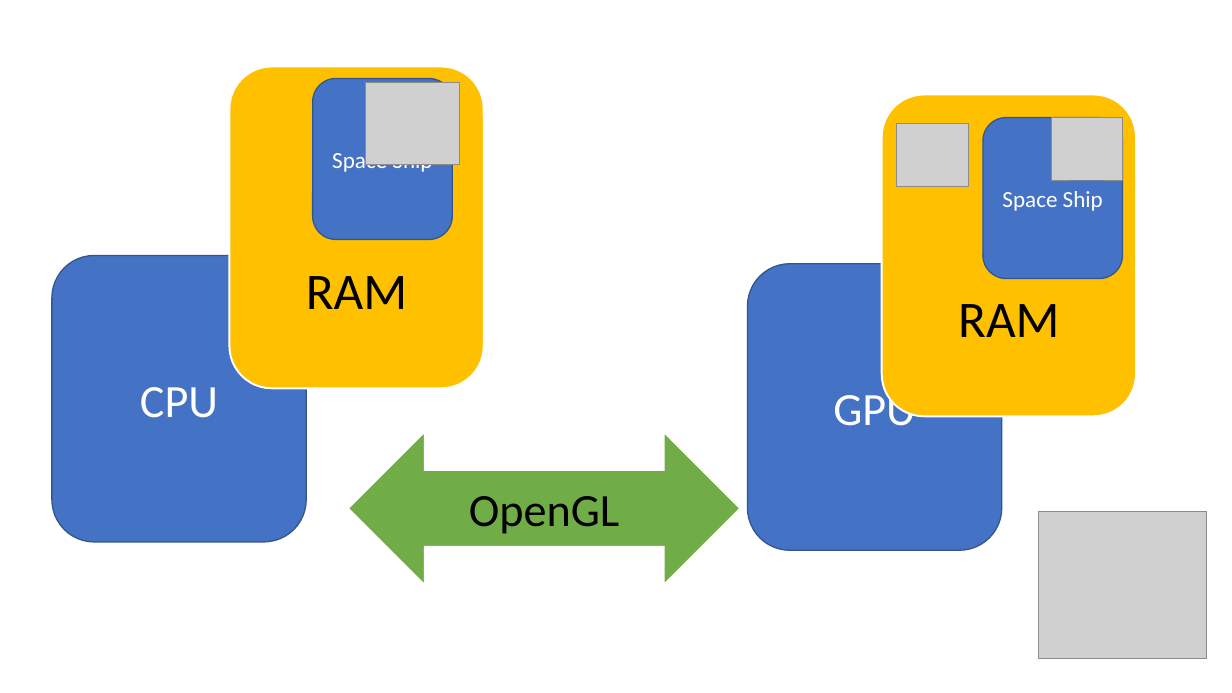
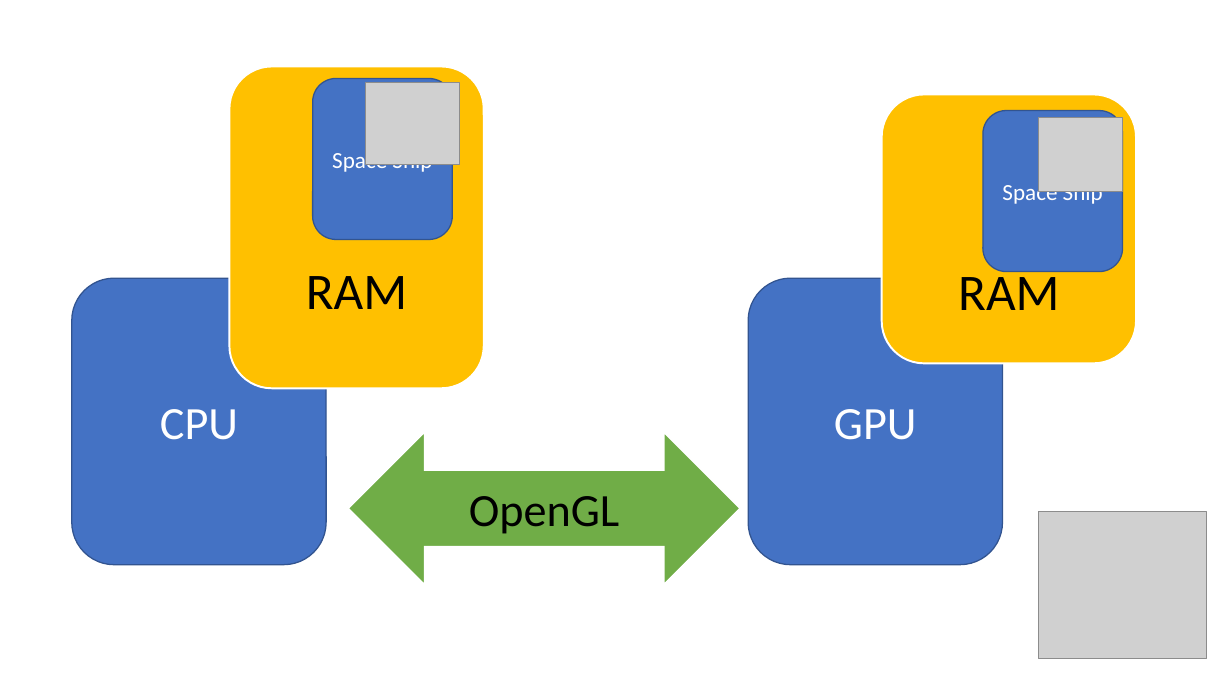
Before and after one commit to Freethetan/INFO3111-S21, a slide deck: slide 1 of Day2Day/Day_01/S1_Note.pptx. Drawn at 1232x693 pixels with LibreOffice and Linux fonts; fonts in the diff are those of the drawing; grey boxes stand for pictures. Boxes give left, top, right and bottom in pixels: in the first picture for what was removed or moved away, otherwise in the second. Text is boxed around its words. In the diff, an @@ line names an element or a change of style, - is before the commit and + after.

```diff
--- a/Day2Day/Day_01/S1_Note.pptx
+++ b/Day2Day/Day_01/S1_Note.pptx
@@ rounded rectangle "RAM": place and size @@
-rounded rectangle "RAM" at [882, 94, 1136, 416]
+rounded rectangle "RAM" at [882, 94, 1136, 363]
@@ rounded rectangle "Space Ship": place and size @@
-rounded rectangle "Space Ship" at [983, 117, 1123, 278]
+rounded rectangle "Space Ship" at [983, 111, 1123, 272]
@@ picture: place and size @@
-picture at [1052, 117, 1123, 180]
+picture at [1039, 117, 1123, 191]
@@ picture removed at [897, 124, 968, 187] @@
@@ rounded rectangle "CPU": place and size @@
-rounded rectangle "CPU" at [52, 255, 306, 542]
+rounded rectangle "CPU" at [72, 278, 326, 565]
@@ rounded rectangle "GPU": place and size @@
-rounded rectangle "GPU" at [748, 263, 1002, 550]
+rounded rectangle "GPU" at [749, 278, 1003, 565]
```
Also in this commit, not shown: 1 other slide changed, 1 slide added.
